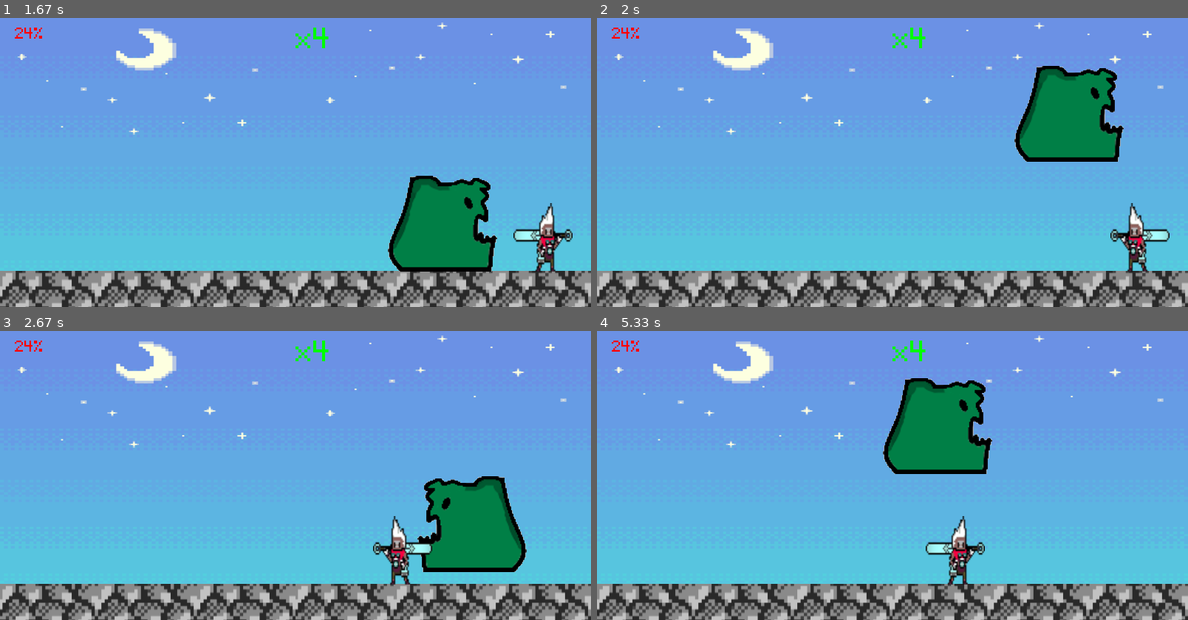
Above: before the commit, frames 1-4 (two rows, left to right).
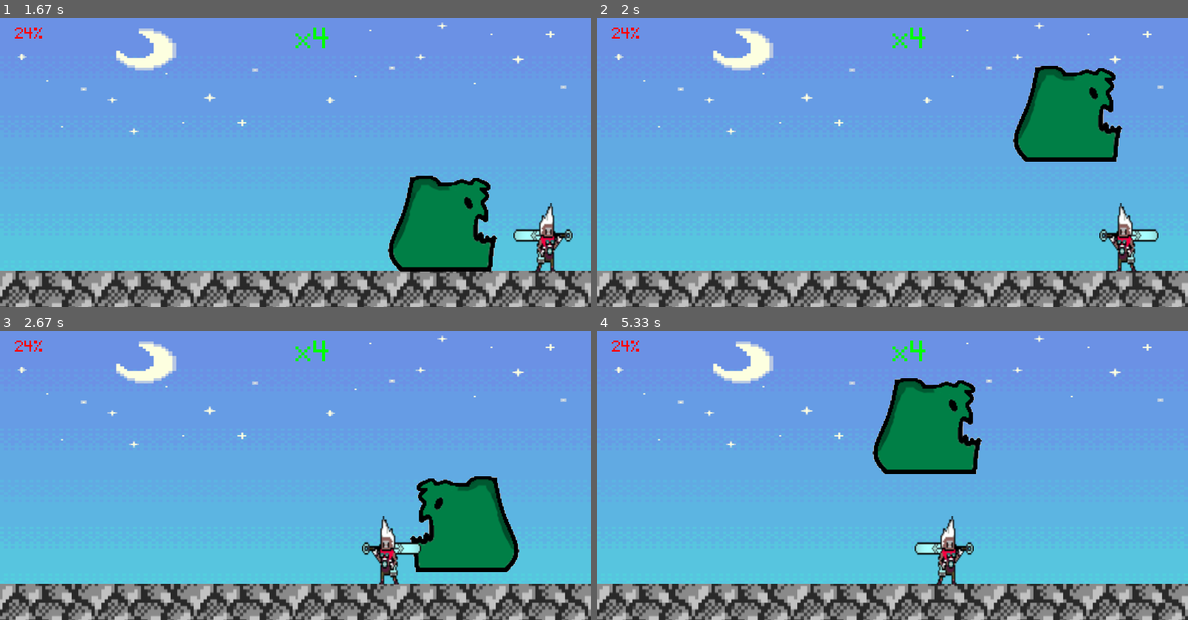
Above: after the commit, the same moments.

Repository: WINDKING-1/TheDasher
Game: pygame game, started from The dasher code.py
Two runs of this game, one before a commit and one after it. Both use one fixed random seed, a clock stepped at 60 frames per second and the inputs below.
Inputs:
- Up to frame 1 (1.67 s): hold Shift 0.33-0.8 s; hold D 0.33-0.8 s; hold D 0.83-1.3 s; hold D from 1.33 s (still down)
- Up to frame 2 (2 s): release D at 1.8 s; hold A from 1.83 s (still down)
- Up to frame 3 (2.67 s): release A at 2.37 s; hold A from 2.4 s (still down)
- Up to frame 4 (5.33 s): release A at 2.8 s; hold D 2.83-3.47 s; hold Shift 3.5-3.97 s; hold A 3.5-3.97 s; hold A 4-4.47 s; hold D 4.5-4.97 s; hold D from 5 s (still down)

Frame 1 is identical in both runs. In frame 2, 1.9% of the frame differs, in the area x 70-97%, y 16-88%; in frame 3, 3.0%; in frame 4, 3.5%, in the area x 46-67%, y 16-88%.

Commit message:
can only teleport if dashing

Diff:
--- a/The dasher code.py
+++ b/The dasher code.py
@@ -22,6 +22,8 @@
 dash_timer=0
 DASH_DURATION = 10
 DASH_DISTANCE = 100
+dashing_ineffect0=False
+dashing_ineffect1=False
 Dash_long=8
 dash_delay = 60
 last_dash=None
@@ -80,11 +82,17 @@
     if player_rect.y > 259:
         player_rect.y = 259
 
-def distancecap():
+def player_teleport():
     if player_rect.x<=-51:
         player_rect.x=775
-    if player_rect.x>=780:
+    elif player_rect.x>=780:
         player_rect.x=-50
+
+def wall_limet():
+    if player_rect.x<=-20:
+        player_rect.x=-20
+    elif player_rect.x>=725:
+        player_rect.x=725
 
 def gravity():
         player_rect.y += player_fallseed
@@ -196,7 +204,7 @@
         Monster_rect.x-=monster_movespeed
 
     elif Monster_rect.x-player_rect.x<-125:
-        Monster_rect.x+=monster_movespeed/1.4
+        Monster_rect.x+=monster_movespeed/1.5
 
 
     if Monster_rect.x-player_rect.x>-27:
@@ -224,25 +232,29 @@
     else:
         player_dash1 = False
 
-    if keys[pygame.K_LSHIFT] and keys[pygame.K_w]:
-        player_dash2 = True
-    else:
-        player_dash2 = False
-
     if player_dash:
         if dash_timer < Dash_long:
             player_rect.x +=20
             dash_timer += 1
+            dashing_ineffect0=True
+        else:
+            dashing_ineffect0=False
 
     if player_dash1:
         if dash_timer < Dash_long:
             player_rect.x -=20
             dash_timer += 1
+            dashing_ineffect1=True
+        else:
+            dashing_ineffect1=False
 
     if dash_timer >= 1:
         if dash_delay > 0:
             dash_delay -=1
-            print(dash_delay)
+            print("dash cd="+str(dash_delay))
+            if dash_delay==0:
+                print("dash Available")
+                dashing=False
         else:
             dash_timer = 0
             dash_delay = 60
@@ -311,7 +323,11 @@
             gravity()
 
     #player_bleed()
-    distancecap()
+    if (dashing_ineffect0 or dashing_ineffect1) and (player_dash or player_dash1):
+        player_teleport()
+    else:
+        wall_limet()
+
     player_y_min()
     if Alive:
         combo_coloring()
